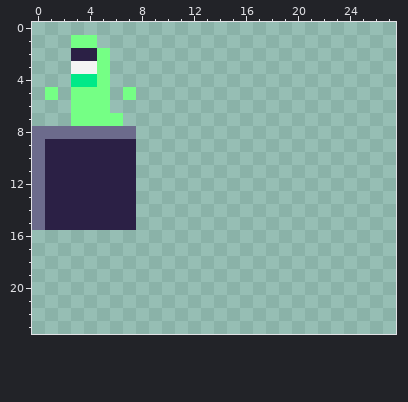
One commit to this pixel-art file: assets/spritesheet.ase. The picture above was drawn from the file before the commit.
256x256 pixels, 1 frame. Shown: x 0..27, y 0..23.
And afterwards:
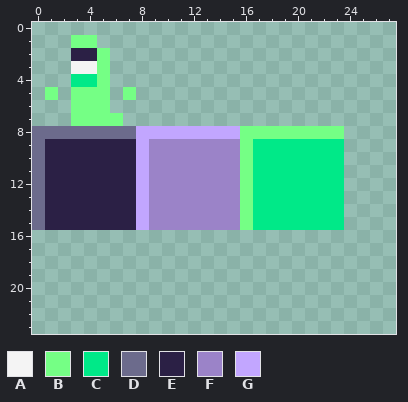
Palette (. is transparent): A #f4f4f4  B #75ff85  C #00e988  D #6c6b8c  E #2b2045  F #9b83c8  G #c2a6ff
The exact change:
y 8: x 8..23 ................ -> GGGGGGGGBBBBBBBB
y 9..15: x 8..23 ................ -> GFFFFFFFBCCCCCCC
Changed places in both pictures, as pixel boxes (x1, y1, x2, y2):
added: (136, 126, 344, 230)
